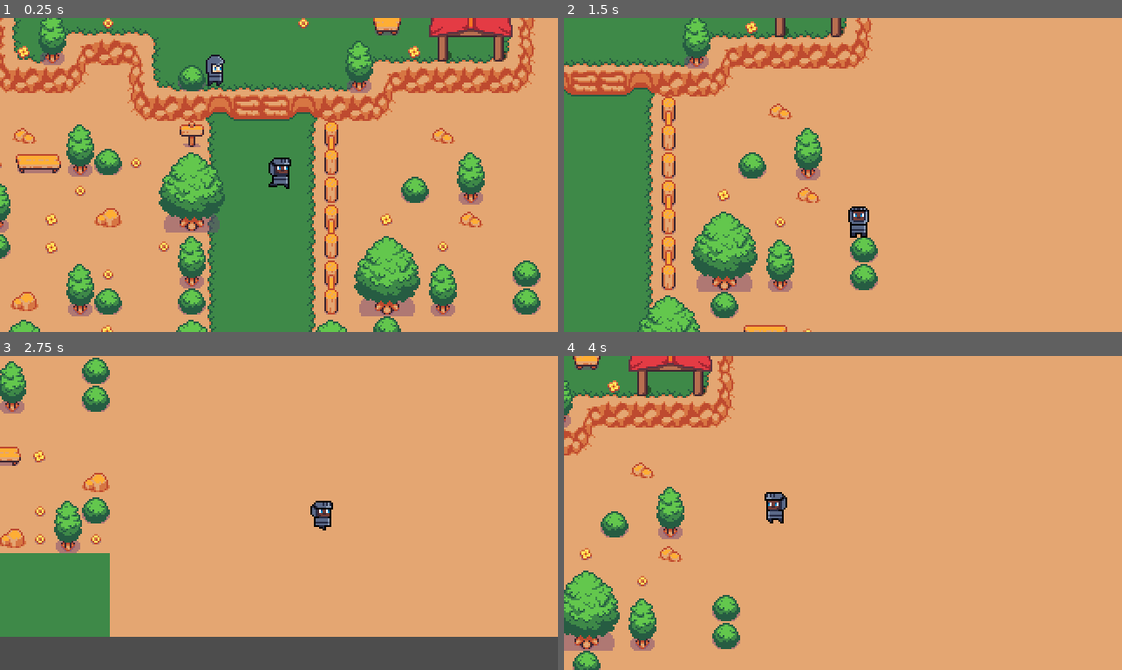
Above: before the commit, frames 1-4 (two rows, left to right).
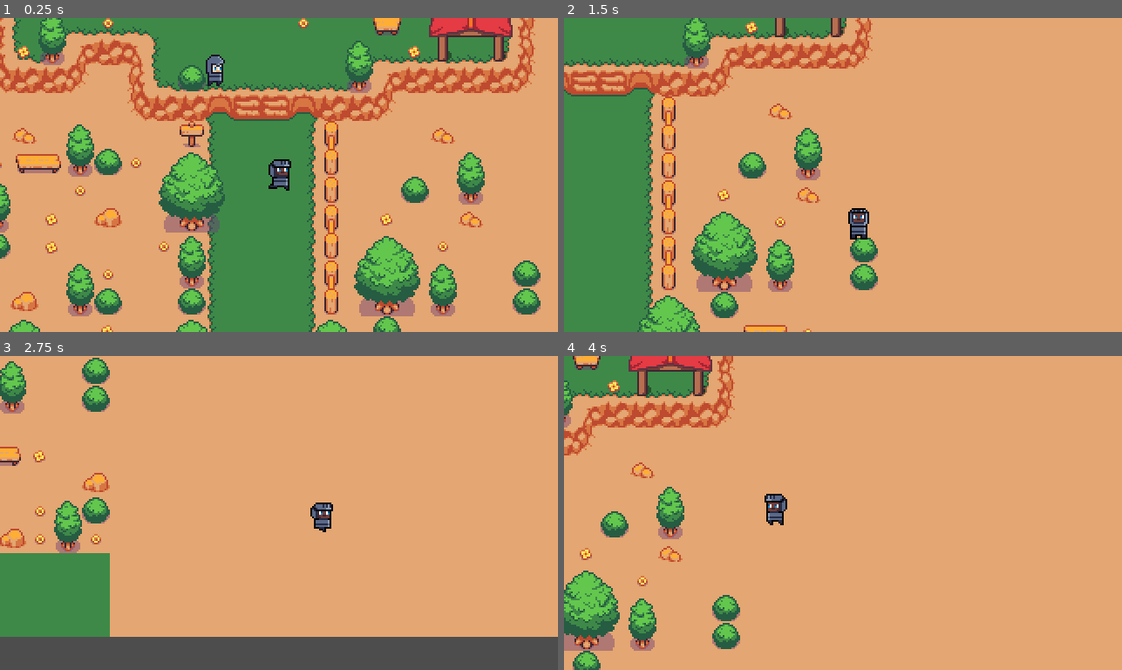
Above: after the commit, the same moments.

Repository: yumurta2/CATaCOMB
Game: Godot game, scene res://game.tscn
The game is run twice, just before and just after one commit, with the same random seed, the same clock (stepped at 60 frames per second) and the same inputs.
Inputs:
- Up to frame 1 (0.25 s): no input
- Up to frame 2 (1.5 s): hold D (move_right) 0.53-1.28 s; tap Space (roll) at 0.6, 1.35 s; hold S (move_down) from 1.28 s (still down)
- Up to frame 3 (2.75 s): release S (move_down) at 2.03 s; hold D (move_right) from 2.03 s (still down); tap Space (roll) at 2.1 s
- Up to frame 4 (4 s): release D (move_right) at 2.78 s; hold W (move_up) 2.78-3.53 s; tap Space (roll) at 2.85, 3.6 s; hold A (move_left) from 3.53 s (still down)

The runs differ from the first frame. In frame 1, 0.2% of the frame differs, in the area x 48-53%, y 44-55%; in frame 2, 0.2%; in frame 3, 0.2%; in frame 4, 0.2%.

Commit message:
collide etme seyi

Diff:
--- /dev/null
+++ b/collide/collide.tscn
@@ -0,0 +1,8 @@
+[gd_scene load_steps=2 format=3 uid="uid://1ke877ir43uu"]
+
+[sub_resource type="RectangleShape2D" id="RectangleShape2D_nctiy"]
+
+[node name="Collide" type="AnimatableBody2D"]
+
+[node name="CollisionShape2D" type="CollisionShape2D" parent="."]
+shape = SubResource("RectangleShape2D_nctiy")
--- a/game.tscn
+++ b/game.tscn
@@ -7,6 +7,7 @@
 [ext_resource type="Texture2D" uid="uid://da0s408e438fr" path="res://tileset/dungeon/floor_tiles16x16.png" id="5_qxwno"]
 [ext_resource type="Texture2D" uid="uid://cipme764kutej" path="res://tileset/dungeon/dungeon_tiles.png" id="6_hfups"]
 [ext_resource type="PackedScene" uid="uid://c6iu4lywivrgq" path="res://npcs/shaman/shaman.tscn" id="7_58olk"]
+[ext_resource type="PackedScene" uid="uid://1ke877ir43uu" path="res://collide/collide.tscn" id="8_6jtd4"]
 
 [sub_resource type="TileSetAtlasSource" id="TileSetAtlasSource_mvpq5"]
 texture = ExtResource("2_vm7w2")
@@ -516,6 +517,7 @@
 
 [node name="Player" parent="." instance=ExtResource("1_dhger")]
 position = Vector2(173, 161)
+collision_layer = 2
 
 [node name="Camera2D" type="Camera2D" parent="Player"]
 position = Vector2(-1, 7)
@@ -524,3 +526,21 @@
 
 [node name="Shaman" parent="." instance=ExtResource("7_58olk")]
 position = Vector2(135, 107)
+
+[node name="Collide" parent="." instance=ExtResource("8_6jtd4")]
+position = Vector2(111, 151)
+
+[node name="Collide5" parent="." instance=ExtResource("8_6jtd4")]
+position = Vector2(60, 167)
+
+[node name="Collide6" parent="." instance=ExtResource("8_6jtd4")]
+position = Vector2(69, 127)
+
+[node name="Collide2" parent="." instance=ExtResource("8_6jtd4")]
+position = Vector2(106, 202)
+
+[node name="Collide3" parent="." instance=ExtResource("8_6jtd4")]
+position = Vector2(100, 239)
+
+[node name="Collide4" parent="." instance=ExtResource("8_6jtd4")]
+position = Vector2(104, 111)
--- a/player/player.tscn
+++ b/player/player.tscn
@@ -1,12 +1,10 @@
-[gd_scene load_steps=22 format=3 uid="uid://dwxdq15unsvsn"]
+[gd_scene load_steps=23 format=3 uid="uid://dwxdq15unsvsn"]
 
 [ext_resource type="Script" path="res://player/player.gd" id="1_miod8"]
-
 [ext_resource type="Texture2D" uid="uid://c8v67qsylmafb" path="res://player/Main_Character_Walk_Front_32x32_f4-sheet.png" id="2_lypoc"]
 [ext_resource type="Texture2D" uid="uid://ris64f7xfljh" path="res://player/Main_Character_Roll_32x32_f8.png" id="2_top28"]
 [ext_resource type="Texture2D" uid="uid://codedu7ibs3kp" path="res://player/Main_Character_Walk_16x32_f4.png" id="2_xtxva"]
 [ext_resource type="Texture2D" uid="uid://dfpsnqhbpgoin" path="res://player/Main_Character_Walk_Back_32x32_f4-sheet.png" id="4_754bc"]
-
 
 [sub_resource type="AtlasTexture" id="AtlasTexture_0rheo"]
 atlas = ExtResource("2_top28")
@@ -136,13 +134,19 @@
 "speed": 10.0
 }]
 
+[sub_resource type="RectangleShape2D" id="RectangleShape2D_q8shr"]
+size = Vector2(9, 15)
+
 [node name="Player" type="CharacterBody2D"]
 position = Vector2(160, 176)
 script = ExtResource("1_miod8")
 
 [node name="AnimatedSprite2D" type="AnimatedSprite2D" parent="."]
+position = Vector2(0, 1)
 sprite_frames = SubResource("SpriteFrames_gacg4")
-animation = &"roll_right"
+animation = &"walk_right"
 autoplay = "walk_right"
 
 [node name="CollisionShape2D" type="CollisionShape2D" parent="."]
+position = Vector2(-0.5, 7.5)
+shape = SubResource("RectangleShape2D_q8shr")
Not shown: 1 places in game.tscn that only renumber resources
